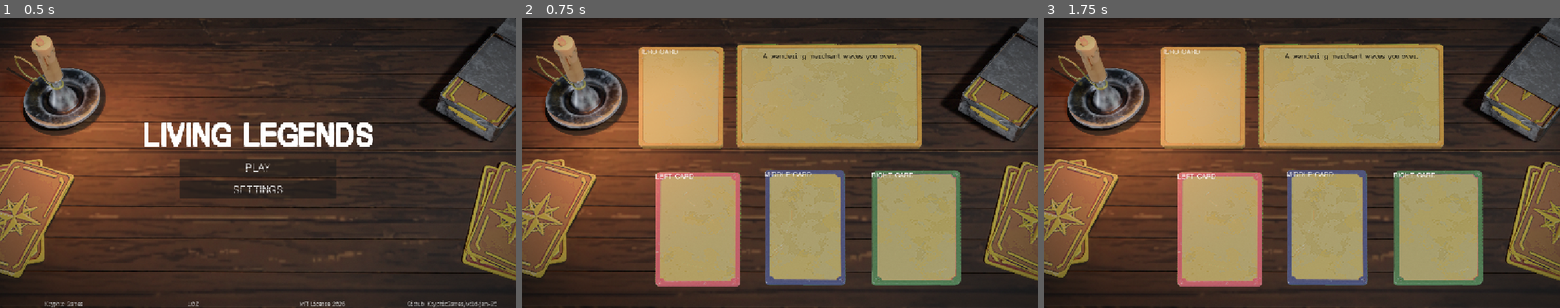
Above: before the commit, frames 1-3 (left to right).
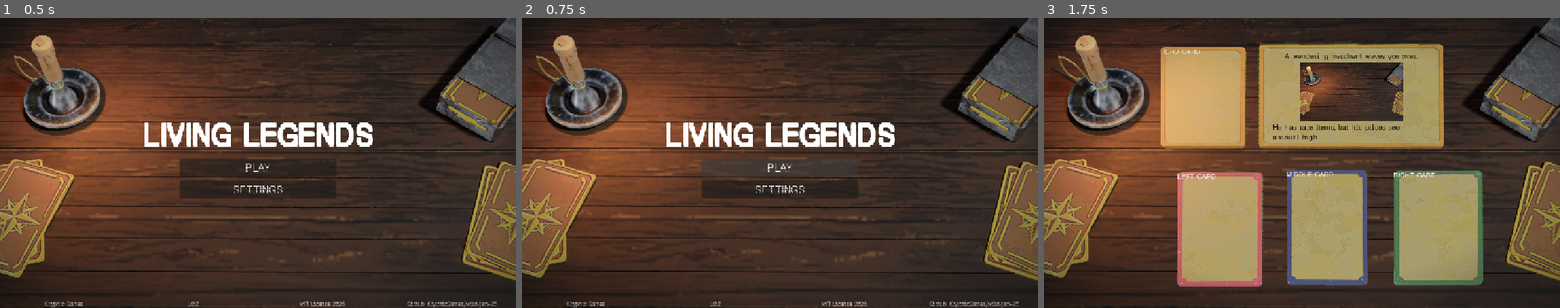
Above: after the commit, the same moments.

Repository: KryphicGames/wild-jam-95
Game: Godot game, scene res://scenes/main_menu.tscn
Two runs of this game, one before a commit and one after it. Both use one fixed random seed, a clock stepped at 60 frames per second and the inputs below. Sound files missing from this copy of the repository are replaced by a short silence.
Inputs (mouse positions are in pixels of both pictures, inside the frame that each line leads up to):
- Up to frame 1 (0.5 s): no input
- Up to frame 2 (0.75 s): click "PLAY" at 0.5 s
- Up to frame 3 (1.75 s): click (1302, 168) at 1.25 s, where only the run after the commit has a clickable "PLAY"

Frame 1 is identical in both runs. In frame 2, 39% of the frame differs, in the area x 8-97%, y 8-100%; in frame 3, 4.2%.
Error after the commit: Cannot call method 'change_scene_to_file' on a null value. (res://scripts/scenes/main_menu.gd:23)

Commit message:
Enhanced Event Card and await Fade Animation after Play Button Click

Diff:
--- a/components/event_card.tscn
+++ b/components/event_card.tscn
@@ -1,6 +1,7 @@
 [gd_scene format=3 uid="uid://dxwvti6pg4hpy"]
 
 [ext_resource type="Texture2D" uid="uid://c6s6l01n5fytp" path="res://assets/textures/event_card.png" id="1_lwdr4"]
+[ext_resource type="Texture2D" uid="uid://nmakvgr7t5ry" path="res://assets/textures/bg.png" id="2_m2s1q"]
 
 [node name="EventCard" type="TextureRect" unique_id=363865671]
 offset_right = 804.0
@@ -35,3 +36,26 @@
 shortcut_keys_enabled = false
 horizontal_alignment = 1
 justification_flags = 0
+
+[node name="Image" type="TextureRect" parent="MarginContainer/VBoxContainer" unique_id=1716903211]
+layout_mode = 2
+size_flags_vertical = 3
+texture = ExtResource("2_m2s1q")
+expand_mode = 1
+stretch_mode = 5
+
+[node name="Description" type="MarginContainer" parent="MarginContainer/VBoxContainer" unique_id=652467965]
+layout_mode = 2
+theme_override_constants/margin_left = 16
+theme_override_constants/margin_right = 16
+
+[node name="Label" type="RichTextLabel" parent="MarginContainer/VBoxContainer/Description" unique_id=1664703654]
+layout_mode = 2
+theme_override_colors/default_color = Color(0, 0, 0, 1)
+bbcode_enabled = true
+text = "He has rare items, but his prices seem unusual high."
+fit_content = true
+scroll_active = false
+autowrap_trim_flags = 0
+shortcut_keys_enabled = false
+justification_flags = 0
--- a/components/fade.tscn
+++ b/components/fade.tscn
@@ -32,7 +32,6 @@
 
 [sub_resource type="Animation" id="Animation_8ln24"]
 resource_name = "fade-out"
-length = 0.001
 tracks/0/type = "value"
 tracks/0/imported = false
 tracks/0/enabled = true
@@ -54,7 +53,7 @@
 }
 
 [node name="Fade" type="ColorRect" unique_id=1903997680]
-visible = false
+top_level = true
 anchors_preset = 15
 anchor_right = 1.0
 anchor_bottom = 1.0
--- a/scenes/game.tscn
+++ b/scenes/game.tscn
@@ -55,15 +55,6 @@
 texture = ExtResource("4_p57ef")
 expand_mode = 1
 
-[node name="Vignette" type="ColorRect" parent="." unique_id=226354621]
-material = SubResource("ShaderMaterial_iywne")
-layout_mode = 1
-anchors_preset = 15
-anchor_right = 1.0
-anchor_bottom = 1.0
-grow_horizontal = 2
-grow_vertical = 2
-
 [node name="HeroCard" parent="." unique_id=1908081806 instance=ExtResource("5_iywne")]
 layout_mode = 1
 offset_left = 259.0
@@ -98,3 +89,12 @@
 offset_top = 343.0
 offset_right = 489.0
 offset_bottom = 601.81824
+
+[node name="Vignette" type="ColorRect" parent="." unique_id=226354621]
+material = SubResource("ShaderMaterial_iywne")
+layout_mode = 1
+anchors_preset = 15
+anchor_right = 1.0
+anchor_bottom = 1.0
+grow_horizontal = 2
+grow_vertical = 2
--- a/scenes/main_menu.tscn
+++ b/scenes/main_menu.tscn
@@ -128,6 +128,7 @@
 color = Color(0, 0, 0, 1)
 
 [node name="Fade" parent="." unique_id=1903997680 instance=ExtResource("5_8ln24")]
+visible = false
 layout_mode = 0
 anchors_preset = 0
 anchor_right = 0.0
--- a/scripts/scenes/main_menu.gd
+++ b/scripts/scenes/main_menu.gd
@@ -17,4 +17,7 @@
 
 
 func _on_play_pressed() -> void:
+	FadeRect.show()
+	Fade.play("fade-out")
+	await Fade.animation_finished
 	get_tree().change_scene_to_file("res://scenes/game.tscn")
